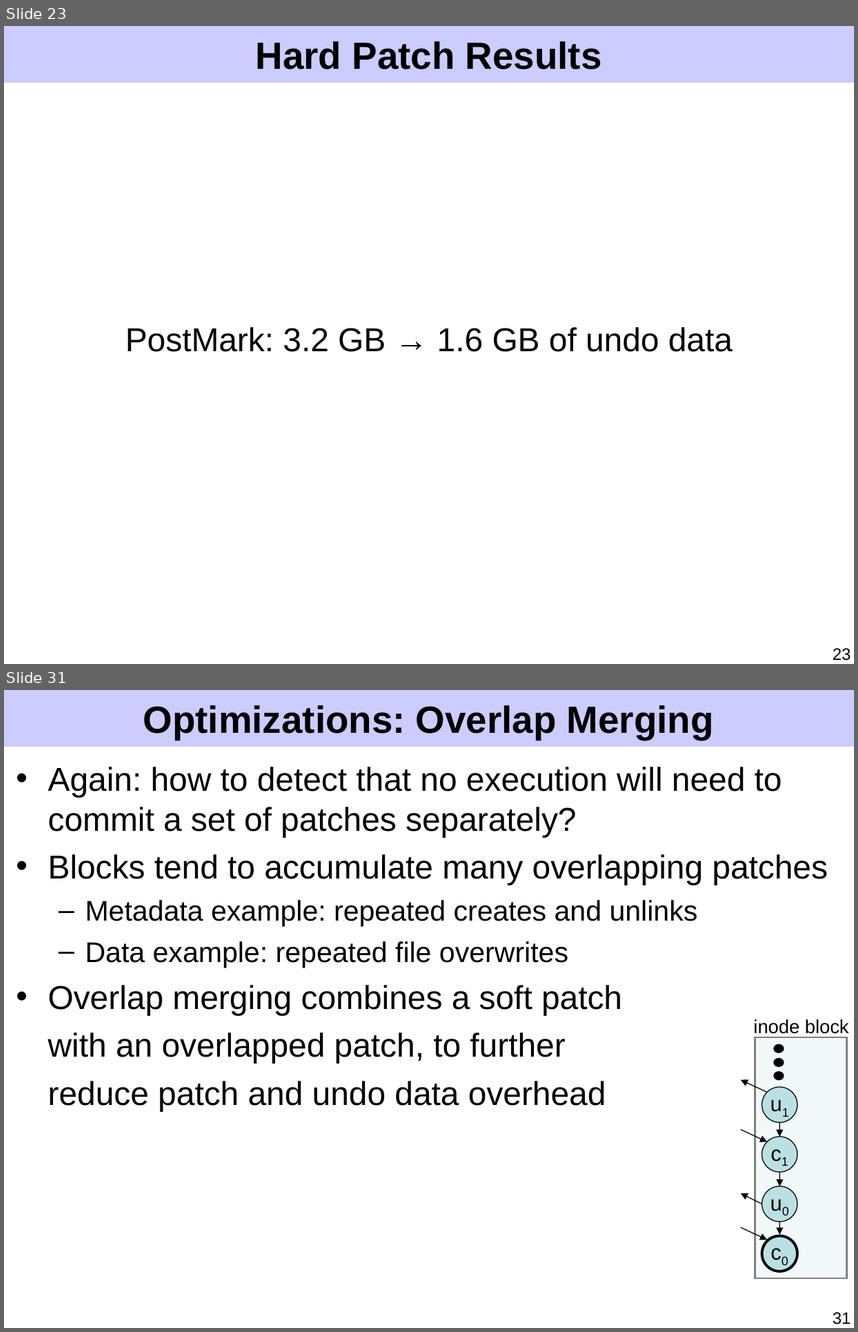
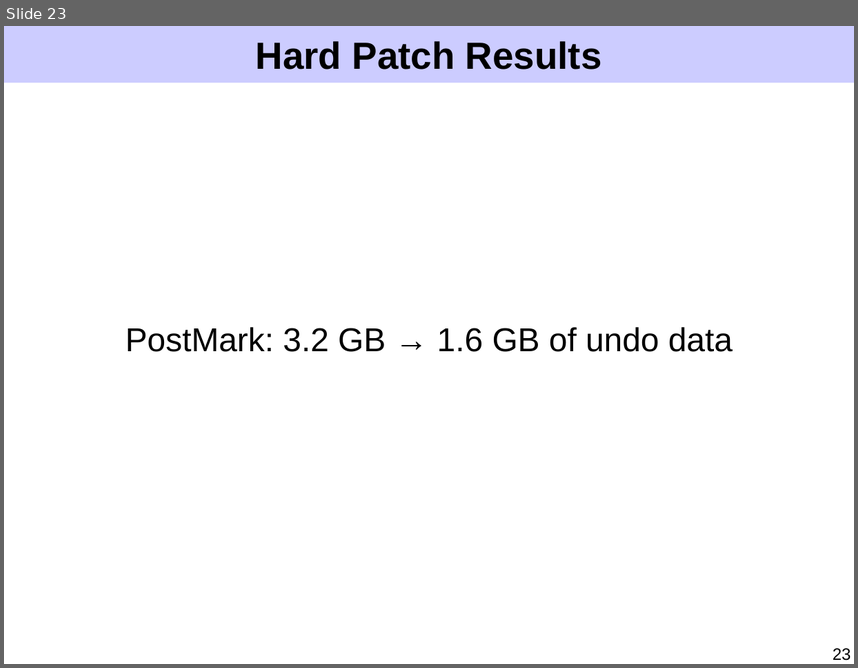
Before and after one commit to ucla-readable/fstitch-doc, a slide deck: sosp/pres.ppt. Shown one above the other, each under a label of ours: slides 23 and 31 before the commit, slide 23 after it; the slides between them are not shown. The pictures are 858x1332 and 858x668 pixels, drawn with LibreOffice and Linux fonts; fonts in the diff are those of the drawing. Boxes give left, top, right and bottom in pixels: in the first picture for what was removed or moved away, otherwise in the second. Text is boxed around its words. In the diff, an @@ line names an element or a change of style, - is before the commit and + after.

Commit message:
Slice, dice, and make remaining optimizations understandable, and make a first fill pass for patchgroups, implementation, evaluation, related work, and conclusions.

```diff
--- a/sosp/pres.ppt
+++ b/sosp/pres.ppt
@@ slide 31 removed at [4,690,854,1328], background #FFFFFF; not listed: 1 template element that a slide beside it also shows @@
@@ title removed at [143,705,714,740] @@
-Optimizations: Overlap Merging
@@ text removed at [48,767,828,1111] @@
-• Again: how to detect that no execution will need to commit a set of patches separately?
-• Blocks tend to accumulate many overlapping patches
-  – Metadata example: repeated creates and unlinks
-  – Data example: repeated file overwrites
-• Overlap merging combines a soft patch
-with an overlapped patch, to further
-reduce patch and undo data overhead
@@ text removed at [753,1019,849,1037] @@
-inode block
@@ rectangle removed at [755,1037,846,1277] @@
@@ ellipse removed at [775,1058,784,1066] @@
@@ ellipse removed at [775,1044,784,1052] @@
@@ arrow removed from (767, 1092) to (741, 1079) @@
@@ ellipse removed at [775,1072,784,1080] @@
@@ ellipse removed at [762,1087,798,1123] @@
-u1
@@ arrow removed from (780, 1122) to (780, 1136) @@
@@ arrow removed from (741, 1130) to (767, 1141) @@
@@ ellipse removed at [762,1136,798,1172] @@
-c1
@@ ellipse removed at [762,1185,798,1221] @@
-u0
@@ arrow removed from (780, 1172) to (780, 1185) @@
@@ arrow removed from (762, 1203) to (741, 1193) @@
@@ arrow removed from (741, 1228) to (767, 1239) @@
@@ arrow removed from (780, 1221) to (780, 1234) @@
@@ ellipse removed at [762,1236,798,1272] @@
-c0
@@ page number removed at [833,1312,851,1324] @@
-31
```
Also in this commit, not shown: 9 slides changed, 13 slides added, 14 other slides removed.
